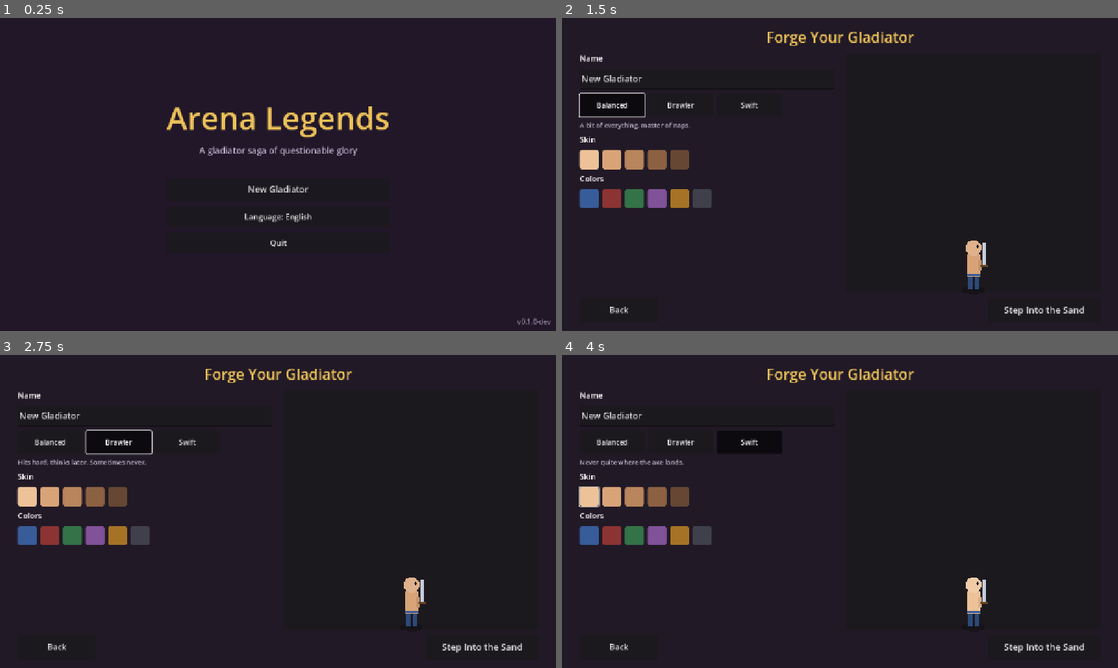
Above: before the commit, frames 1-4 (two rows, left to right).
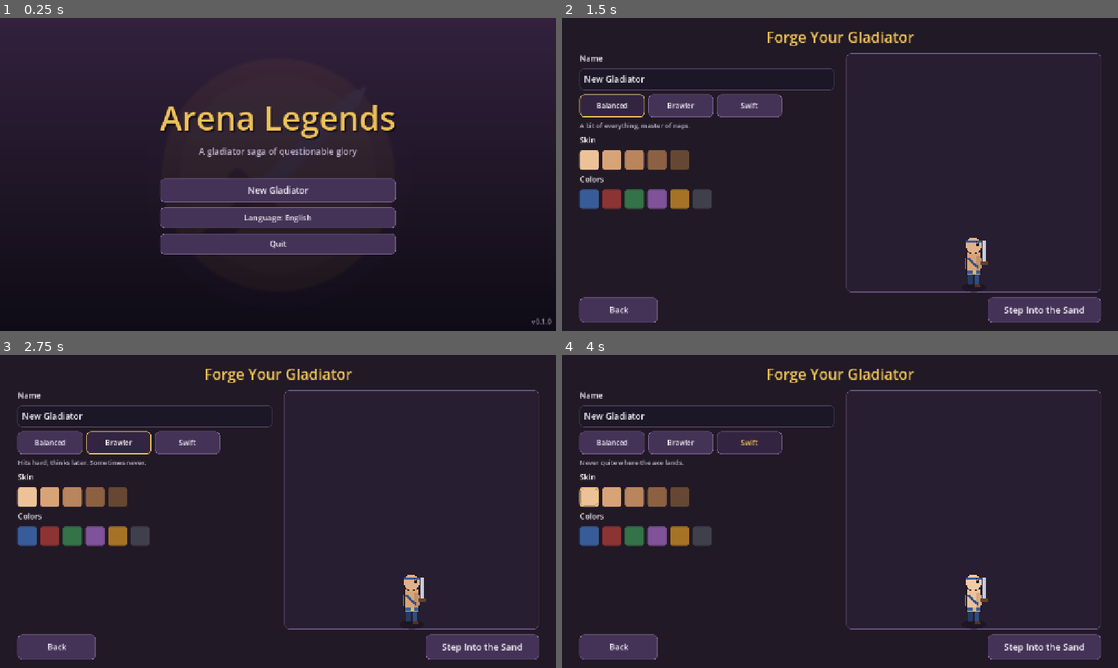
Above: after the commit, the same moments.

Repository: hakanz/sword_game
Game: Godot game, scene res://scenes/boot/boot.tscn
Two runs of this game, one before a commit and one after it. Both use one fixed random seed, a clock stepped at 60 frames per second and the inputs below.
Inputs (mouse positions are in pixels of both pictures, inside the frame that each line leads up to):
- Up to frame 1 (0.25 s): no input
- Up to frame 2 (1.5 s): click "New Gladiator" at 0.5 s; click "Balanced" at 1.25 s
- Up to frame 3 (2.75 s): click "Brawler" at 2 s
- Up to frame 4 (4 s): click "Swift" at 2.75 s; click (589, 495) at 3.52 s

The runs differ from the first frame. In frame 1, 11% of the frame differs, in the area x 28-100%, y 27-98%; in frame 2, 7.1%; in frame 3, 7.1%; in frame 4, 7.1%.

Commit message:
polish: global UI theme, menu/arena visual pass, screenshot mode, CI, docs, exports (v0.1.0)
- UITheme: programmatic global theme (rounded styled buttons/panels/bars/
  inputs, focus states) applied at boot; semantic HUD bar colors
- main menu: gradient background, faded emblem, title shadow
- arena: 4-band sky gradient, sun haze, pennant banners; rigs upgraded with
  outlines, arms, straps, headbands, sandals, defend-shield detail
- dev --screenshot-dir mode (menu/creation/arena PNG capture for visual checks)
- CI: GitHub Actions (pinned Godot 4.4.1, unit suite + 3-seed smoke)
- docs: PROJECT_STATE + DEVELOPMENT_LOG session 1, saves/progression/items/
  build/balancing technical docs
- version 0.1.0 (MVP); Windows export verified (exe passes smoke), Web export
  verified in-browser

Verification: 19 suites / 1819 assertions, 5-seed smoke green

Diff:
--- a/autoload/game_manager.gd
+++ b/autoload/game_manager.gd
@@ -130,6 +130,24 @@
 	SceneRouter.goto_arena()
 
 
+## Dev-only visual check (`--screenshot-dir=`): captures menu, creation and
+## arena frames to PNG then quits. Lives on this autoload so it survives the
+## scene changes it drives.
+func run_screenshot_capture(dir: String) -> void:
+	SaveManager.disk_writes_enabled = false
+	SceneRouter.goto_main_menu()
+	await get_tree().create_timer(1.6).timeout
+	get_viewport().get_texture().get_image().save_png(dir.path_join("menu.png"))
+	profile = PlayerProfile.create_default()
+	SceneRouter.goto_character_creation()
+	await get_tree().create_timer(1.2).timeout
+	get_viewport().get_texture().get_image().save_png(dir.path_join("creation.png"))
+	start_next_duel()
+	await get_tree().create_timer(2.4).timeout
+	get_viewport().get_texture().get_image().save_png(dir.path_join("arena.png"))
+	get_tree().quit(0)
+
+
 ## Applies XP/level rewards for the finished combat exactly once and
 ## autosaves (charter §31: autosave after battle & level-up). Safe to call
 ## repeatedly; returns null when there is nothing to apply.
--- a/characters/components/placeholder_rig.gd
+++ b/characters/components/placeholder_rig.gd
@@ -61,30 +61,47 @@
 
 
 func _draw() -> void:
+	var outline := Color(0.12, 0.08, 0.1, 0.9)
+
 	# Shadow
 	draw_set_transform(Vector2(0, 4), 0.0, Vector2(1.0, 0.35))
-	draw_circle(Vector2.ZERO, 30.0, Color(0.0, 0.0, 0.0, 0.25))
+	draw_circle(Vector2.ZERO, 32.0, Color(0.0, 0.0, 0.0, 0.28))
 	draw_set_transform(Vector2.ZERO, 0.0, Vector2.ONE)
 
-	# Legs
-	draw_rect(Rect2(-14, -34, 10, 34), accent_color.darkened(0.2))
-	draw_rect(Rect2(4, -34, 10, 34), accent_color.darkened(0.2))
+	# Legs (back leg darker for depth) + sandals
+	draw_rect(Rect2(-15, -35, 11, 35), accent_color.darkened(0.35))
+	draw_rect(Rect2(-17, -4, 15, 6), outline)
+	draw_rect(Rect2(4, -34, 11, 34), accent_color.darkened(0.15))
+	draw_rect(Rect2(2, -3, 16, 6), Color(0.32, 0.2, 0.12))
 
-	# Torso (capsule-ish)
+	# Off arm (behind torso)
+	draw_rect(Rect2(-22, -72, 8, 28), body_color.darkened(0.25))
+
+	# Torso capsule with outline + simple shading
+	draw_rect(Rect2(-20, -80, 40, 51), outline)
+	draw_circle(Vector2(0, -79), 20.0, outline)
 	draw_rect(Rect2(-18, -78, 36, 48), body_color)
 	draw_circle(Vector2(0, -78), 18.0, body_color)
+	draw_rect(Rect2(6, -76, 12, 44), body_color.darkened(0.12))
+	# Chest strap
+	draw_line(Vector2(-16, -72), Vector2(14, -46), accent_color.darkened(0.1), 6.0)
 
-	# Belt
-	draw_rect(Rect2(-18, -40, 36, 8), accent_color)
+	# Belt with buckle
+	draw_rect(Rect2(-18, -40, 36, 9), accent_color)
+	draw_rect(Rect2(-4, -40, 9, 9), Color(0.85, 0.72, 0.4))
 
-	# Head (oversized, cartoon proportions)
+	# Head with outline (oversized, cartoon proportions)
+	draw_circle(Vector2(0, -104), 22.0, outline)
 	draw_circle(Vector2(0, -104), 20.0, body_color.lightened(0.15))
-	# Eye (single visible in side view)
+	# Headband in the accent color
+	draw_rect(Rect2(-19, -118, 38, 7), accent_color)
 	if not _dead:
-		draw_circle(Vector2(10, -108), 3.5, Color(0.1, 0.1, 0.12))
+		# Eye + brow (single visible in side view)
+		draw_circle(Vector2(10, -106), 3.5, Color(0.1, 0.1, 0.12))
+		draw_line(Vector2(5, -112), Vector2(15, -111), Color(0.1, 0.1, 0.12), 2.5)
 	else:
 		# Cartoon X-eye on defeat
-		var eye := Vector2(10, -108)
+		var eye := Vector2(10, -106)
 		draw_line(eye + Vector2(-4, -4), eye + Vector2(4, 4), Color(0.1, 0.1, 0.12), 2.0)
 		draw_line(eye + Vector2(-4, 4), eye + Vector2(4, -4), Color(0.1, 0.1, 0.12), 2.0)
 
@@ -94,8 +111,9 @@
 
 	# Guard/shield pose when defending
 	if _defending:
-		draw_rect(Rect2(22, -86, 8, 44), Color(0.55, 0.57, 0.62))
-		draw_rect(Rect2(20, -88, 12, 4), Color(0.4, 0.42, 0.47))
+		draw_rect(Rect2(20, -90, 14, 50), Color(0.3, 0.32, 0.38))
+		draw_rect(Rect2(22, -88, 10, 46), Color(0.55, 0.57, 0.62))
+		draw_circle(Vector2(27, -65), 4.0, Color(0.75, 0.77, 0.82))
 
 
 func _draw_weapon() -> void:
--- a/project.godot
+++ b/project.godot
@@ -12,7 +12,7 @@
 
 config/name="Arena Legends"
 config/description="Original 2D turn-based gladiator RPG (working title — see PROJECT_STATE.md before public release)."
-config/version="0.1.0-dev"
+config/version="0.1.0"
 run/main_scene="res://scenes/boot/boot.tscn"
 config/features=PackedStringArray("4.4", "GL Compatibility")
 config/icon="res://icon.svg"
@@ -49,4 +49,5 @@
 
 renderer/rendering_method="gl_compatibility"
 renderer/rendering_method.mobile="gl_compatibility"
+environment/defaults/default_clear_color=Color(0.09, 0.07, 0.12, 1)
 textures/vram_compression/import_etc2_astc=true
--- a/scenes/arena/arena_visual.gd
+++ b/scenes/arena/arena_visual.gd
@@ -18,10 +18,30 @@
 	if arena == null:
 		return
 	# Oversized rects so aspect "expand" never shows void at any ratio.
-	draw_rect(Rect2(-2000, -2000, 5280, 2340), arena.sky_color)
+	# Simple 4-band sky gradient (Compatibility-safe, no shaders).
+	var sky_top: Color = arena.sky_color.lightened(0.22)
+	for band in 4:
+		var t: float = band / 3.0
+		draw_rect(Rect2(-2000, -2000 + band * 560, 5280, 600),
+				sky_top.lerp(arena.sky_color.darkened(0.08), t))
+	# Low sun disc with haze
+	draw_circle(Vector2(990, 150), 96.0, Color(1.0, 0.9, 0.65, 0.18))
+	draw_circle(Vector2(990, 150), 58.0, Color(1.0, 0.92, 0.7, 0.5))
 
 	# Colosseum wall band with crowd (ground line = combat GROUND_Y at 500)
 	draw_rect(Rect2(-2000, 240, 5280, 245), arena.wall_color)
+	# Pennant banners along the wall top
+	var banner_rng := RandomNumberGenerator.new()
+	banner_rng.seed = 4242
+	var banner_x: float = -40.0
+	while banner_x < 1360.0:
+		var tint := Color.from_hsv(banner_rng.randf(), 0.6, 0.85)
+		draw_rect(Rect2(banner_x, 240, 6, 34), arena.wall_color.darkened(0.4))
+		draw_colored_polygon(PackedVector2Array([
+			Vector2(banner_x + 6, 242), Vector2(banner_x + 40, 250),
+			Vector2(banner_x + 6, 262),
+		]), tint)
+		banner_x += 160.0
 	var crowd_rng := RandomNumberGenerator.new()
 	crowd_rng.seed = 133742
 	for row in 3:
--- a/scenes/boot/boot.gd
+++ b/scenes/boot/boot.gd
@@ -8,9 +8,25 @@
 
 
 func _ready() -> void:
+	# Global look for every Control in the game (charter §27: placeholder
+	# theme now; a real art-directed theme swaps in via UITheme later).
+	get_tree().root.theme = UITheme.build()
 	_loading.text = tr("boot.loading")
 	# One frame so the loading frame paints before any scene-change hitch.
 	await get_tree().process_frame
+
+	# Dev-only visual check: `--screenshot-dir=<dir>` captures the main menu
+	# and an arena frame to PNG, then quits (windowed run required).
+	var screenshot_dir: String = ""
+	for arg in OS.get_cmdline_user_args():
+		if arg.begins_with("--screenshot-dir="):
+			screenshot_dir = arg.get_slice("=", 1)
+	if screenshot_dir != "":
+		# Fire-and-forget: the capture must live on GameManager because this
+		# boot scene is freed by the very first scene change it triggers.
+		GameManager.run_screenshot_capture(screenshot_dir)
+		return
+
 	if GameManager.smoke_test:
 		GameManager.profile = PlayerProfile.create_default()
 		# Give the AI-driven player a skill kit so the smoke run exercises
--- a/scenes/menu/main_menu.tscn
+++ b/scenes/menu/main_menu.tscn
@@ -1,6 +1,16 @@
-[gd_scene load_steps=2 format=3]
+[gd_scene load_steps=5 format=3]
 
 [ext_resource type="Script" path="res://ui/main_menu.gd" id="1"]
+[ext_resource type="Texture2D" path="res://icon.svg" id="2"]
+
+[sub_resource type="Gradient" id="Gradient_bg"]
+offsets = PackedFloat32Array(0, 0.55, 1)
+colors = PackedColorArray(0.2, 0.13, 0.24, 1, 0.12, 0.085, 0.15, 1, 0.06, 0.045, 0.09, 1)
+
+[sub_resource type="GradientTexture2D" id="GradientTexture_bg"]
+gradient = SubResource("Gradient_bg")
+fill_from = Vector2(0, 0)
+fill_to = Vector2(0, 1)
 
 [node name="MainMenu" type="Control"]
 layout_mode = 3
@@ -11,14 +21,32 @@
 grow_vertical = 2
 script = ExtResource("1")
 
-[node name="Background" type="ColorRect" parent="."]
+[node name="Background" type="TextureRect" parent="."]
 layout_mode = 1
 anchors_preset = 15
 anchor_right = 1.0
 anchor_bottom = 1.0
 grow_horizontal = 2
 grow_vertical = 2
-color = Color(0.13, 0.09, 0.16, 1)
+texture = SubResource("GradientTexture_bg")
+
+[node name="Emblem" type="TextureRect" parent="."]
+modulate = Color(1, 1, 1, 0.07)
+layout_mode = 1
+anchors_preset = 8
+anchor_left = 0.5
+anchor_top = 0.5
+anchor_right = 0.5
+anchor_bottom = 0.5
+offset_left = -330.0
+offset_top = -330.0
+offset_right = 330.0
+offset_bottom = 330.0
+grow_horizontal = 2
+grow_vertical = 2
+texture = ExtResource("2")
+expand_mode = 1
+stretch_mode = 5
 
 [node name="Center" type="CenterContainer" parent="."]
 layout_mode = 1
@@ -35,8 +63,11 @@
 [node name="TitleLabel" type="Label" parent="Center/MenuBox"]
 unique_name_in_owner = true
 layout_mode = 2
-theme_override_font_sizes/font_size = 72
+theme_override_font_sizes/font_size = 76
 theme_override_colors/font_color = Color(0.93, 0.76, 0.35, 1)
+theme_override_colors/font_shadow_color = Color(0, 0, 0, 0.6)
+theme_override_constants/shadow_offset_x = 3
+theme_override_constants/shadow_offset_y = 4
 horizontal_alignment = 1
 
 [node name="SubtitleLabel" type="Label" parent="Center/MenuBox"]
--- a/ui/combat_hud.gd
+++ b/ui/combat_hud.gd
@@ -49,6 +49,16 @@
 	(%RetreatButton as Button).text = tr("combat.action.retreat")
 	(%RestButton as Button).text = tr("combat.action.rest")
 	_skills_button.text = tr("combat.action.skills")
+	# Semantic bar colors (same meaning on both panels): HP green,
+	# Energy amber, Armour steel-blue.
+	var hp_fill := UITheme.bar_fill(Color(0.44, 0.75, 0.35))
+	var energy_fill := UITheme.bar_fill(Color(0.88, 0.66, 0.25))
+	var armour_fill := UITheme.bar_fill(Color(0.5, 0.6, 0.78))
+	_player_hp_bar.add_theme_stylebox_override("fill", hp_fill)
+	_enemy_hp_bar.add_theme_stylebox_override("fill", hp_fill)
+	_player_energy_bar.add_theme_stylebox_override("fill", energy_fill)
+	_player_armour_bar.add_theme_stylebox_override("fill", armour_fill)
+	_enemy_armour_bar.add_theme_stylebox_override("fill", armour_fill)
 	for type: Enums.ActionType in _buttons.keys():
 		(_buttons[type] as Button).pressed.connect(_on_action_button.bind(type))
 	_skills_button.pressed.connect(_on_skills_toggled)
--- /dev/null
+++ b/ui/ui_theme.gd
@@ -0,0 +1,101 @@
+class_name UITheme
+## Programmatic global UI theme (applied to the root window at boot).
+## One place for the whole game's look: warm arena-sand accents on deep
+## purple-brown. Built in code so placeholder styling stays trivially
+## tunable until a real art-directed theme resource replaces it
+## (tracked in docs/ASSET_MANIFEST.md as ui.theme).
+
+const BG_PANEL := Color(0.16, 0.12, 0.2, 0.92)
+const BG_PANEL_BORDER := Color(0.42, 0.33, 0.5, 0.8)
+const BTN_NORMAL := Color(0.27, 0.2, 0.34)
+const BTN_HOVER := Color(0.36, 0.27, 0.45)
+const BTN_PRESSED := Color(0.2, 0.14, 0.26)
+const BTN_DISABLED := Color(0.2, 0.18, 0.24, 0.6)
+const BTN_BORDER := Color(0.55, 0.44, 0.65, 0.9)
+const ACCENT := Color(0.93, 0.76, 0.35)
+const TEXT := Color(0.94, 0.92, 0.96)
+const TEXT_DIM := Color(0.62, 0.58, 0.68)
+const BAR_BG := Color(0.1, 0.08, 0.13, 0.9)
+
+
+static func build() -> Theme:
+	var theme := Theme.new()
+	theme.default_font_size = 16
+
+	# --- Buttons ---
+	theme.set_stylebox("normal", "Button", _button_box(BTN_NORMAL))
+	theme.set_stylebox("hover", "Button", _button_box(BTN_HOVER))
+	theme.set_stylebox("pressed", "Button", _button_box(BTN_PRESSED))
+	theme.set_stylebox("disabled", "Button", _button_box(BTN_DISABLED, false))
+	theme.set_stylebox("focus", "Button", _focus_box())
+	theme.set_color("font_color", "Button", TEXT)
+	theme.set_color("font_hover_color", "Button", Color.WHITE)
+	theme.set_color("font_pressed_color", "Button", ACCENT)
+	theme.set_color("font_disabled_color", "Button", TEXT_DIM)
+
+	# --- Panels ---
+	var panel := StyleBoxFlat.new()
+	panel.bg_color = BG_PANEL
+	panel.set_corner_radius_all(10)
+	panel.set_border_width_all(1)
+	panel.border_color = BG_PANEL_BORDER
+	panel.set_content_margin_all(6)
+	theme.set_stylebox("panel", "PanelContainer", panel)
+
+	# --- Progress bars (fill colors set per-bar in code) ---
+	var bar_bg := StyleBoxFlat.new()
+	bar_bg.bg_color = BAR_BG
+	bar_bg.set_corner_radius_all(5)
+	bar_bg.set_border_width_all(1)
+	bar_bg.border_color = Color(0, 0, 0, 0.5)
+	theme.set_stylebox("background", "ProgressBar", bar_bg)
+	theme.set_stylebox("fill", "ProgressBar", bar_fill(ACCENT))
+
+	# --- Labels / inputs ---
+	theme.set_color("font_color", "Label", TEXT)
+	var line := StyleBoxFlat.new()
+	line.bg_color = Color(0.11, 0.09, 0.15)
+	line.set_corner_radius_all(8)
+	line.set_border_width_all(1)
+	line.border_color = BG_PANEL_BORDER
+	line.set_content_margin_all(10)
+	theme.set_stylebox("normal", "LineEdit", line)
+	var line_focus: StyleBoxFlat = line.duplicate()
+	line_focus.border_color = ACCENT
+	theme.set_stylebox("focus", "LineEdit", line_focus)
+	theme.set_color("font_color", "LineEdit", TEXT)
+
+	# --- Rich text (combat log) ---
+	theme.set_color("default_color", "RichTextLabel", Color(0.88, 0.85, 0.9))
+
+	return theme
+
+
+## Rounded fill stylebox for a ProgressBar in the given color.
+static func bar_fill(color: Color) -> StyleBoxFlat:
+	var fill := StyleBoxFlat.new()
+	fill.bg_color = color
+	fill.set_corner_radius_all(5)
+	return fill
+
+
+static func _button_box(color: Color, bordered: bool = true) -> StyleBoxFlat:
+	var box := StyleBoxFlat.new()
+	box.bg_color = color
+	box.set_corner_radius_all(10)
+	if bordered:
+		box.set_border_width_all(1)
+		box.border_color = BTN_BORDER
+	box.set_content_margin_all(8)
+	box.content_margin_left = 14.0
+	box.content_margin_right = 14.0
+	return box
+
+
+static func _focus_box() -> StyleBoxFlat:
+	var box := StyleBoxFlat.new()
+	box.bg_color = Color(0, 0, 0, 0)
+	box.set_corner_radius_all(10)
+	box.set_border_width_all(2)
+	box.border_color = ACCENT
+	return box
Not shown, added: ui/ui_theme.gd.uid
Not shown, added: .github/workflows/ci.yml
Not shown, added: DEVELOPMENT_LOG.md
Not shown, added: PROJECT_STATE.md
Not shown, added: docs/balancing.md
Not shown, added: docs/build.md
Not shown, added: docs/items.md
Not shown, added: docs/progression.md
Not shown, added: docs/saves.md
